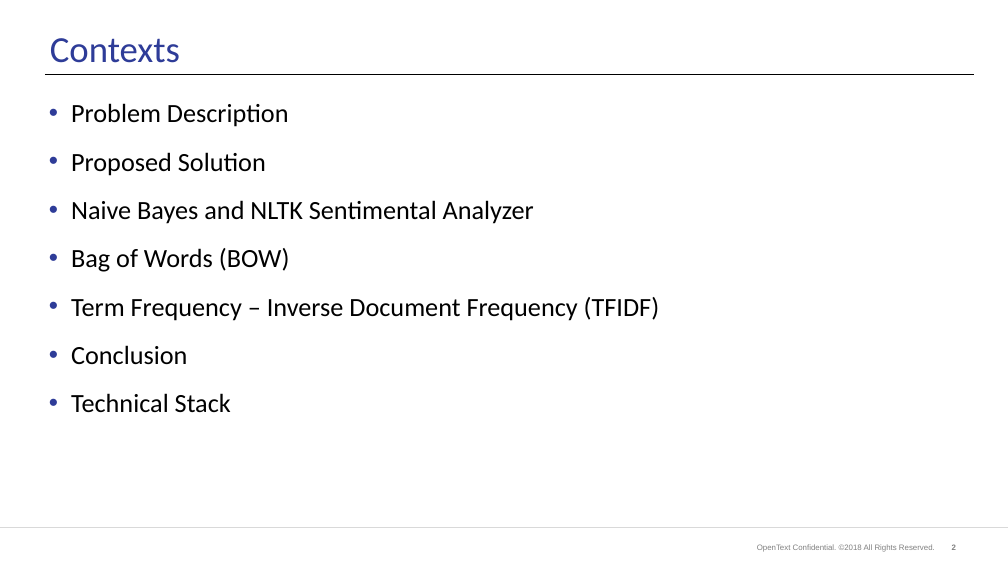
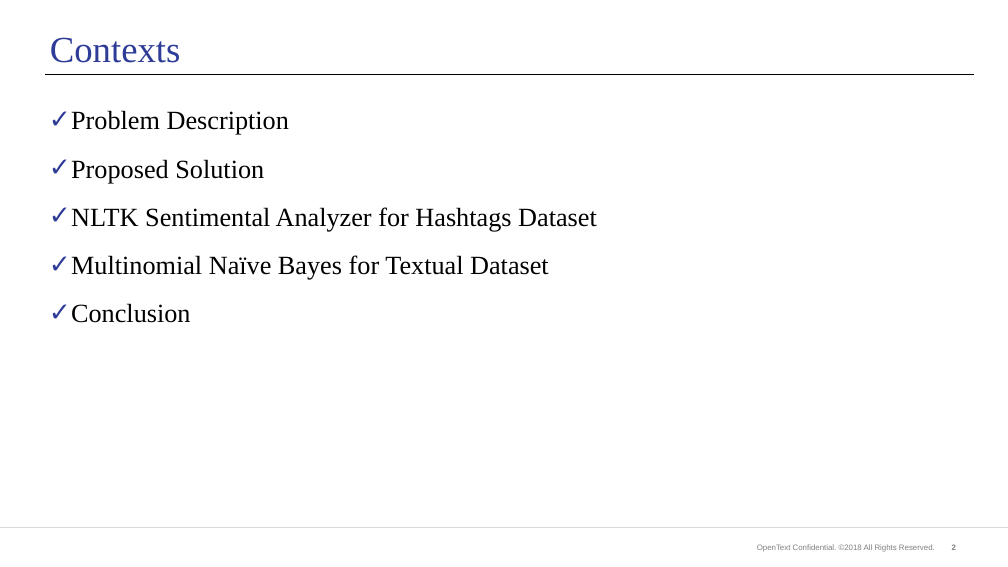
Before and after one commit to ela4490/Data-Science, a slide deck: slide 2 of DepressionTracker.pptx. Drawn at 1008x567 pixels with LibreOffice and Linux fonts; fonts in the diff are those of the drawing; background and template pictures are left out. Boxes give left, top, right and bottom in pixels: in the first picture for what was removed or moved away, otherwise in the second. Text is boxed around its words. In the diff, an @@ line names an element or a change of style, - is before the commit and + after.

```diff
--- a/DepressionTracker.pptx
+++ b/DepressionTracker.pptx
@@ title "Contexts" at <box>50,37,181,63</box>: font Calibri to Times New Roman @@
@@ text "Problem Description": place and size @@
-text "Problem Description" at <box>71,103,660,412</box>
+text "Problem Description" at <box>71,110,597,323</box>
@@ text at <box>71,110,289,323</box>: font Calibri to Times New Roman in "Problem Description", "Proposed Solution", "Conclusion"; bullet • to ✓ @@
@@ text at <box>71,207,597,280</box>: text changed; font Calibri to Times New Roman @@
-• Naive Bayes and NLTK Sentimental Analyzer
-• Bag of Words (BOW)
-• Term Frequency – Inverse Document Frequency (TFIDF)
+✓ NLTK Sentimental Analyzer for Hashtags Dataset
+✓ Multinomial Naïve Bayes for Textual Dataset
@@ text at <box>71,393,231,412</box>: paragraph removed @@
-• Technical Stack
```
Also in this commit, not shown: 5 other slides changed, 5 slides added, 4 slides removed.
